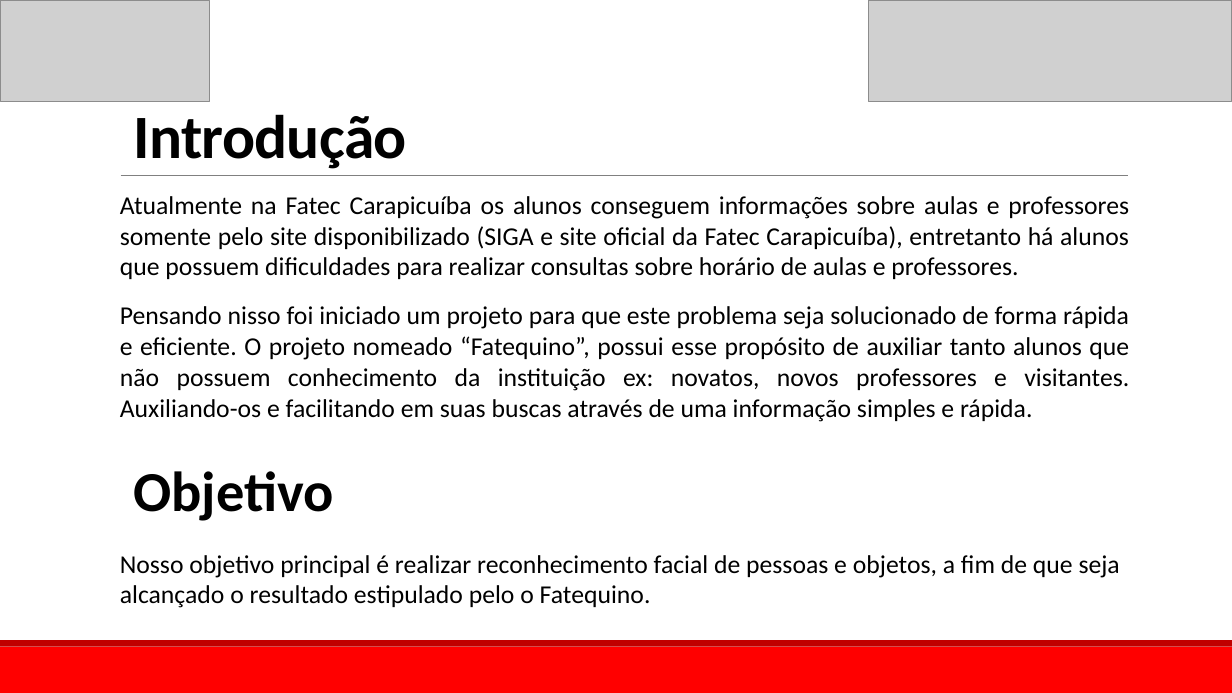
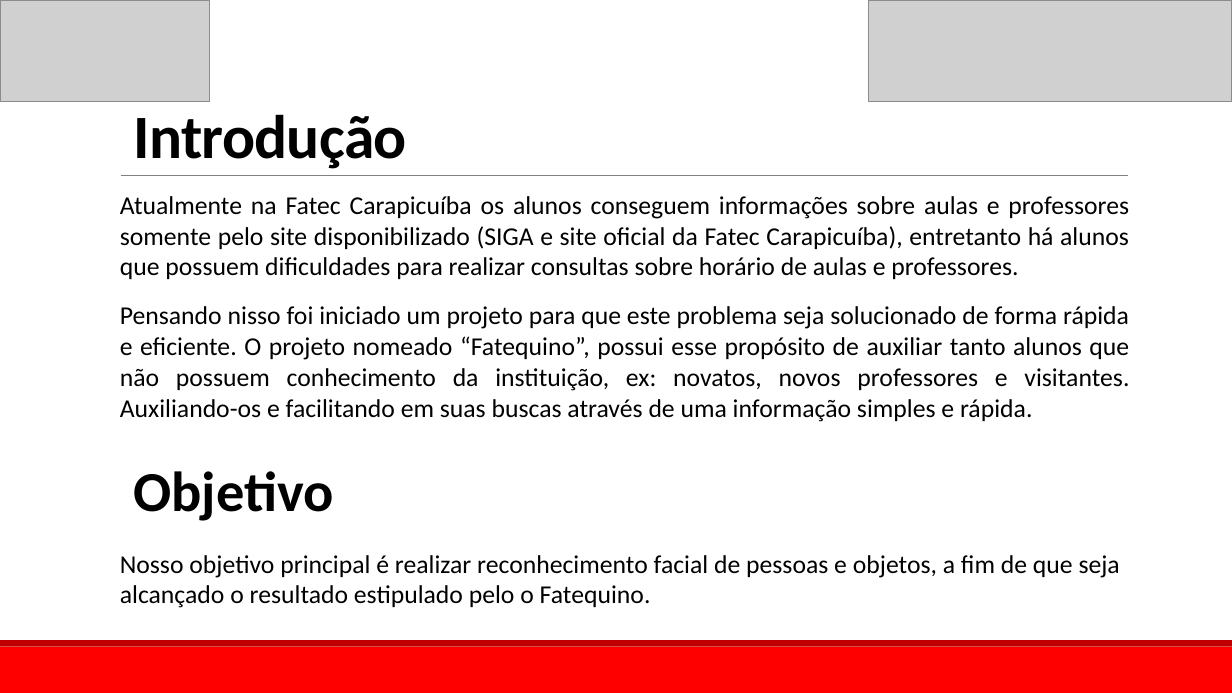
Before and after one commit to Fatequino/Fatequino, a slide deck: slide 2 of Visão/Documentação/Projeto_Fatequino_-_Visão.pptx. Drawn at 1232x693 pixels with LibreOffice and Linux fonts; fonts in the diff are those of the drawing; grey boxes stand for pictures. Boxes give left, top, right and bottom in pixels: in the first picture for what was removed or moved away, otherwise in the second. Text is boxed around its words. In the diff, an @@ line names an element or a change of style, - is before the commit and + after.

```diff
--- a/Visão/Documentação/Projeto_Fatequino_-_Visão.pptx
+++ b/Visão/Documentação/Projeto_Fatequino_-_Visão.pptx
@@ text at (x1=120, y1=306, x2=1129, y2=422): text changed @@
-  Pensando nisso foi iniciado um projeto para que este problema seja solucionado de forma rápida e eficiente. O projeto nomeado “Fatequino”, possui esse propósito de auxiliar tanto alunos que não possuem conhecimento da instituição ex: novatos, novos professores e visitantes. Auxiliando-os e facilitando em suas buscas através de uma informação simples e rápida.
+  Pensando nisso foi iniciado um projeto para que este problema seja solucionado de forma rápida e eficiente. O projeto nomeado “Fatequino”, possui esse propósito de auxiliar tanto alunos que não possuem conhecimento da instituição, ex: novatos, novos professores e visitantes. Auxiliando-os e facilitando em suas buscas através de uma informação simples e rápida.
```
Also in this commit, not shown: 4 other slides changed, 1 slide added, 5 other files.
